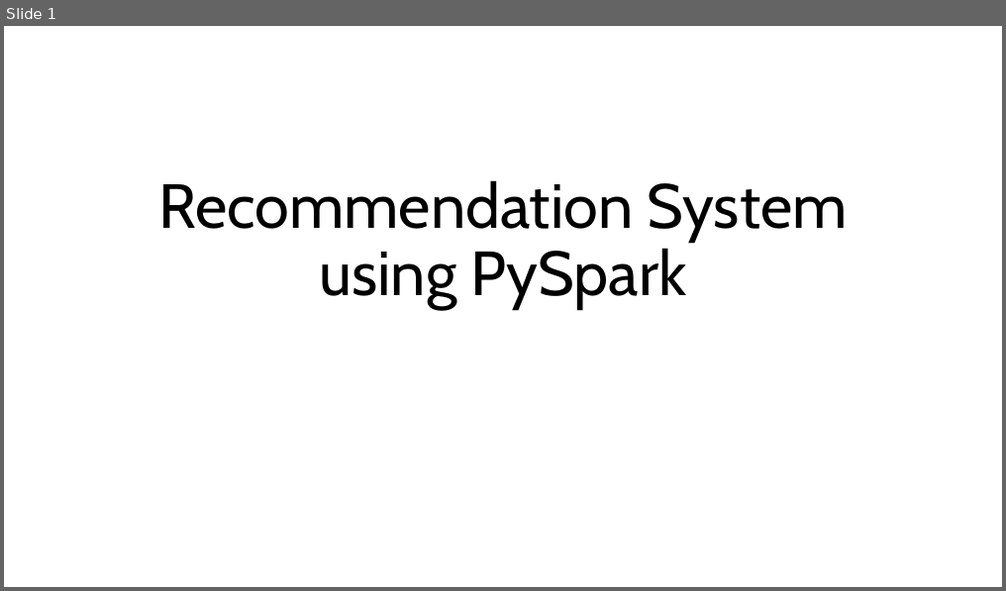
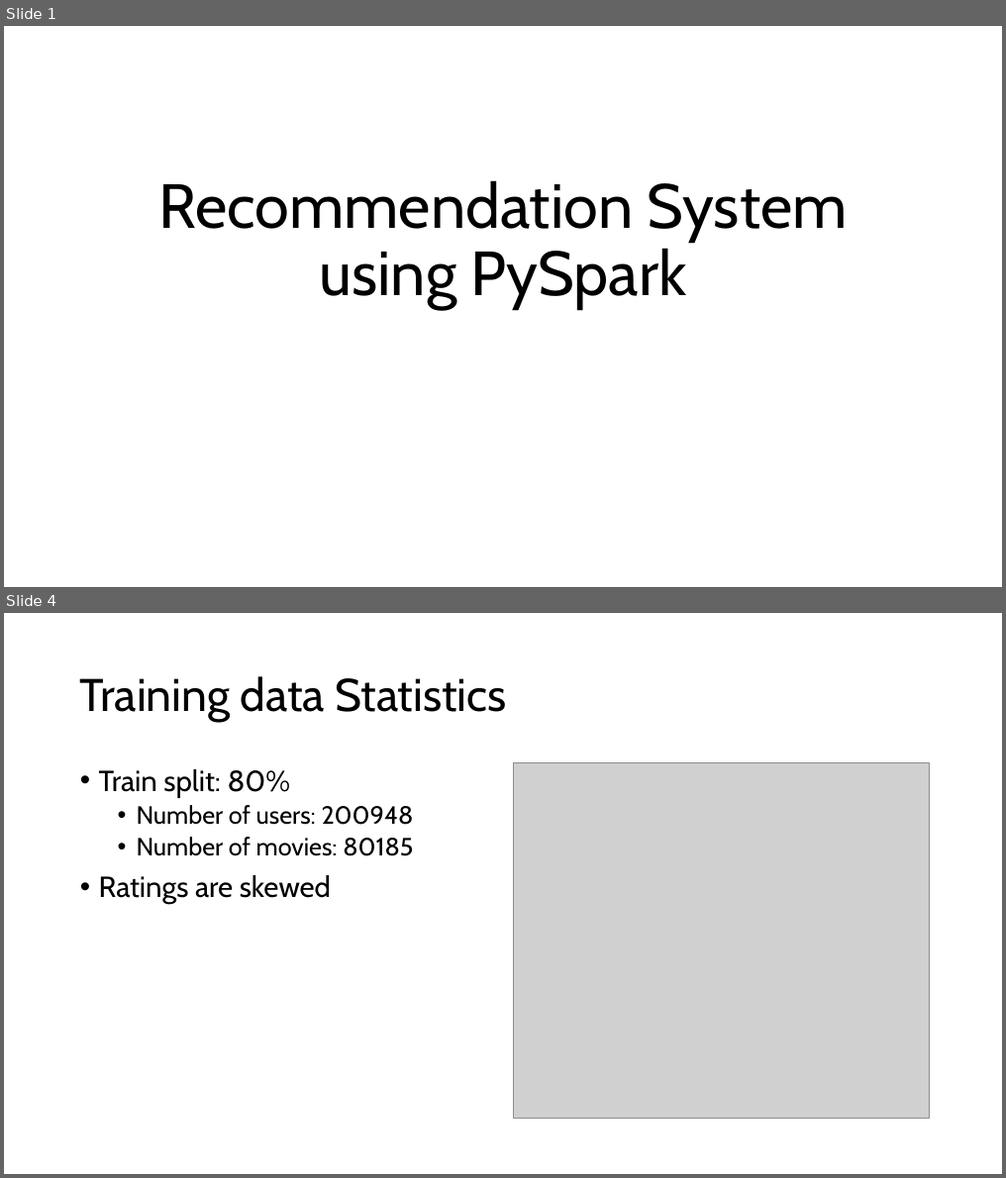
Before and after one commit to Peeyush4/MSML651-PySpark-Movie-Recommendation, a slide deck: Recommendation System using PySpark.pptx. Shown one above the other, each under a label of ours: slide 1 before the commit, slides 1 and 4 after it; the slides between them are not shown. The pictures are 1006x591 and 1006x1178 pixels, drawn with LibreOffice and Linux fonts; fonts in the diff are those of the drawing; grey boxes stand for pictures. Boxes give left, top, right and bottom in pixels: in the first picture for what was removed or moved away, otherwise in the second. Text is boxed around its words. In the diff, an @@ line names an element or a change of style, - is before the commit and + after.

```diff
--- a/Recommendation System using PySpark.pptx
+++ b/Recommendation System using PySpark.pptx
@@ slide 4 added at bbox=[4, 613, 1002, 1174], background #FFFFFF @@
@@ title added at bbox=[80, 676, 507, 722], 44 pt, text #000000 @@
+Training data Statistics
@@ text added at bbox=[99, 769, 414, 904], 24 pt, text #000000 @@
+• Train split: 80%
+  • Number of users: 200948
+  • Number of movies: 80185
+• Ratings are skewed
@@ picture added at bbox=[513, 762, 930, 1118] @@
```
Also in this commit, not shown: 2 slides changed, 5 other slides added, 1 other file.
